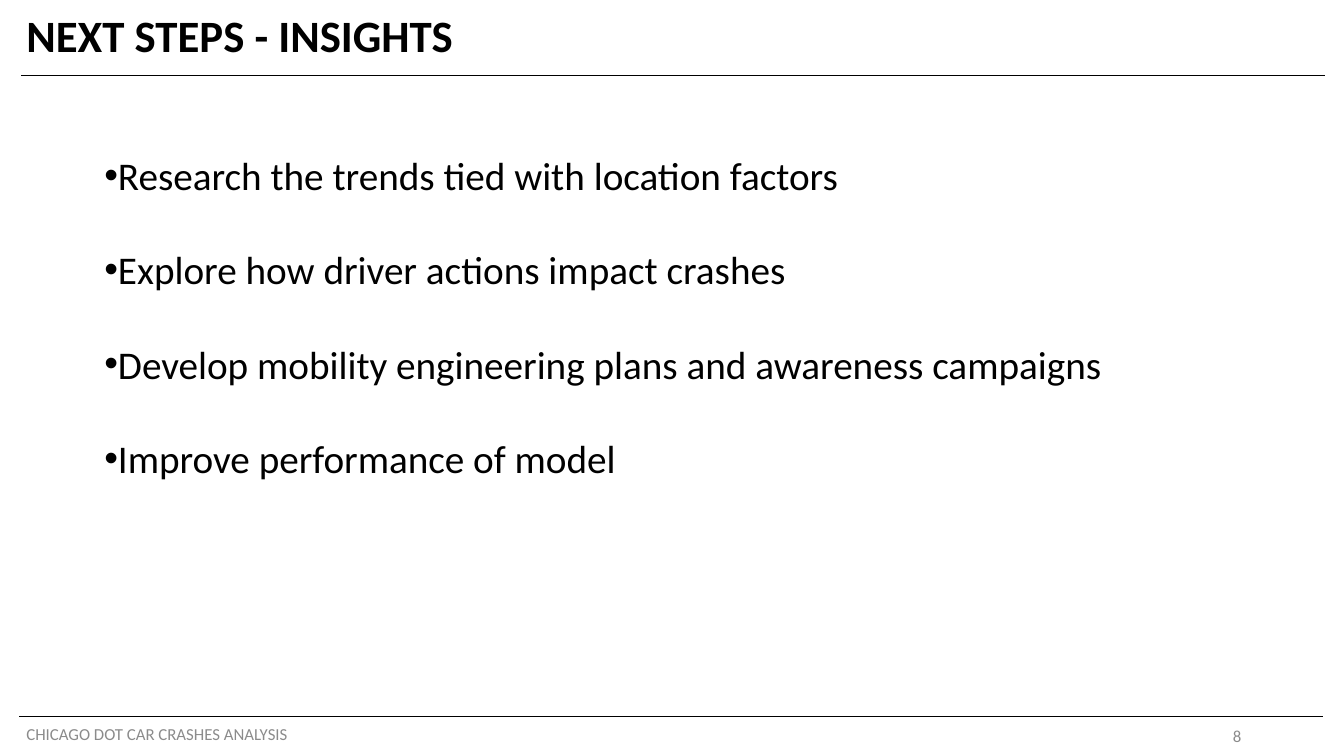
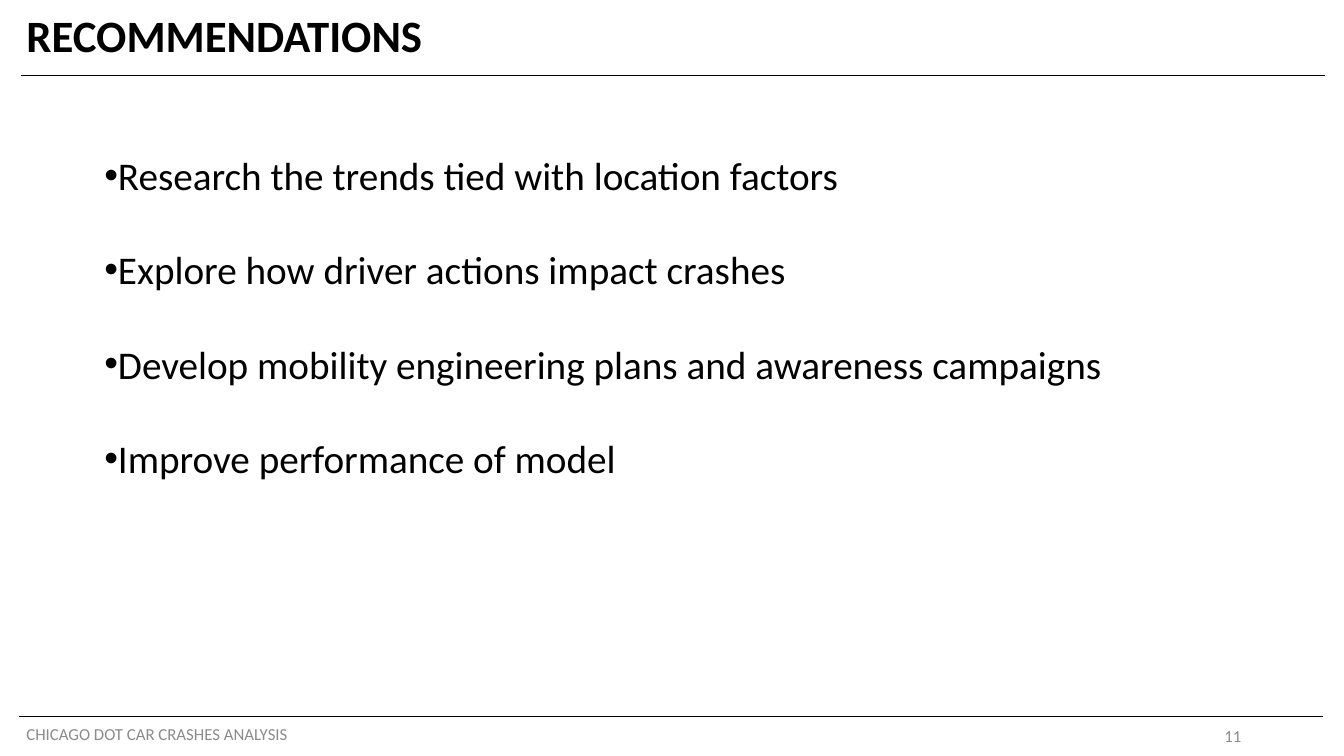
Before and after one commit to shayanabdulkarimkhan/chicago-car-crashes-analysis, a slide deck: slide 11 of Stakeholder Presentation.pptx (slide 8 before the commit). Drawn at 1344x756 pixels with LibreOffice and Linux fonts; fonts in the diff are those of the drawing. Boxes give left, top, right and bottom in pixels: in the first picture for what was removed or moved away, otherwise in the second. Text is boxed around its words. In the diff, an @@ line names an element or a change of style, - is before the commit and + after.

```diff
--- a/Stakeholder Presentation.pptx
+++ b/Stakeholder Presentation.pptx
@@ title at bbox=[26, 22, 422, 53]: text changed @@
-NEXT STEPS - INSIGHTS
+RECOMMENDATIONS
@@ page number at bbox=[1224, 731, 1241, 742]: text changed @@
-8
+11
```
Also in this commit, not shown: 3 other slides changed, 3 slides added, 22 other files.
